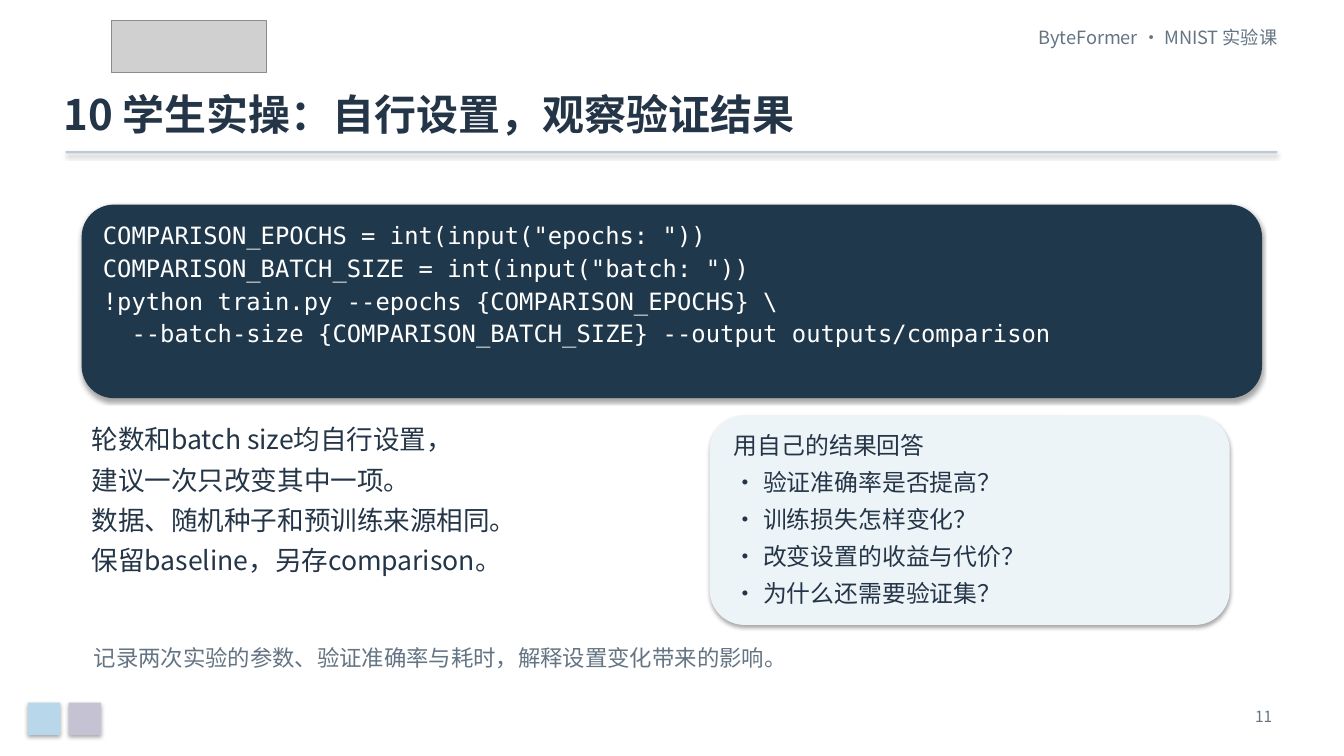
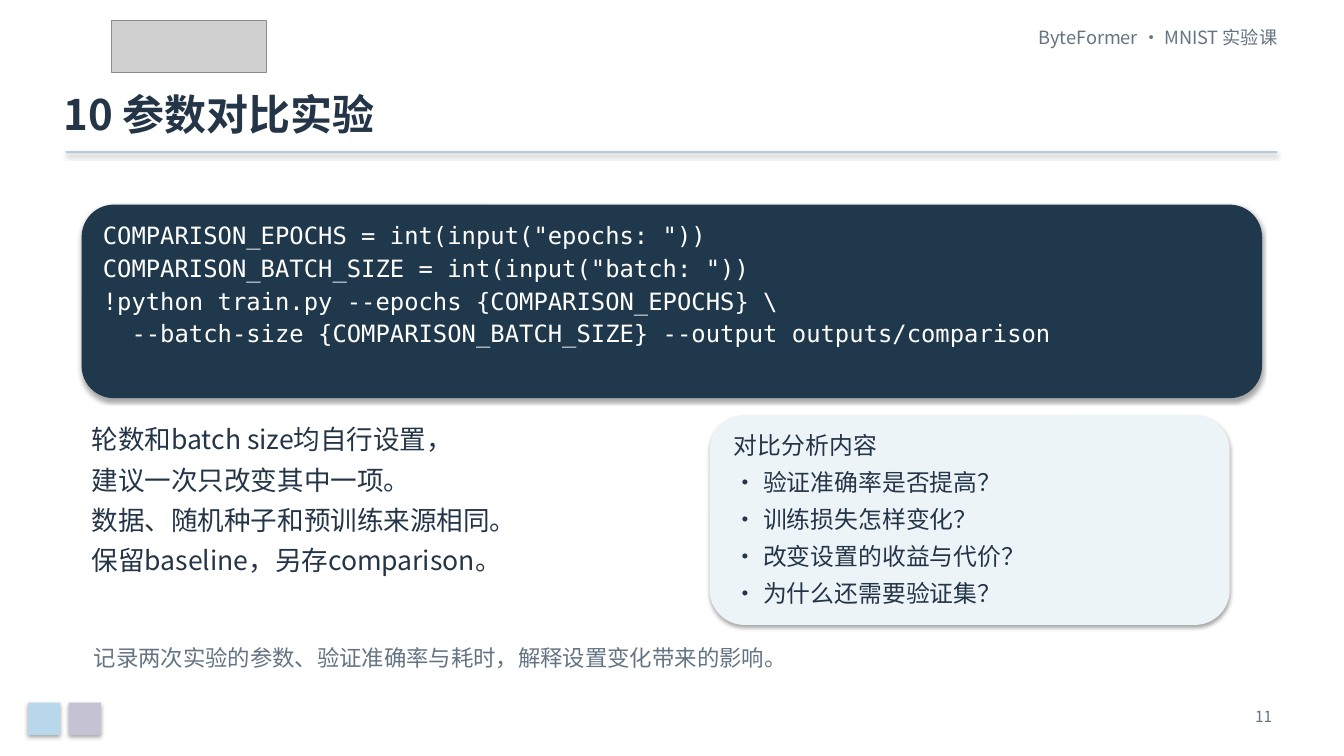
Before and after one commit to Franklin-L/byteformer-mnist-course, a slide deck: slide 11 of docs/ByteFormer_MNIST_零基础实验课.pptx. Drawn at 1344x756 pixels with LibreOffice and Linux fonts; fonts in the diff are those of the drawing; grey boxes stand for pictures. Boxes give left, top, right and bottom in pixels: in the first picture for what was removed or moved away, otherwise in the second. Text is boxed around its words. In the diff, an @@ line names an element or a change of style, - is before the commit and + after.

```diff
--- a/docs/ByteFormer_MNIST_零基础实验课.pptx
+++ b/docs/ByteFormer_MNIST_零基础实验课.pptx
@@ text at (63, 94, 375, 134): text changed @@
-10 学生实操：自行设置，观察验证结果
+10 参数对比实验
@@ text at (734, 434, 877, 456): text changed @@
-用自己的结果回答
+对比分析内容
```
Also in this commit, not shown: 12 other slides changed, 2 other files.
